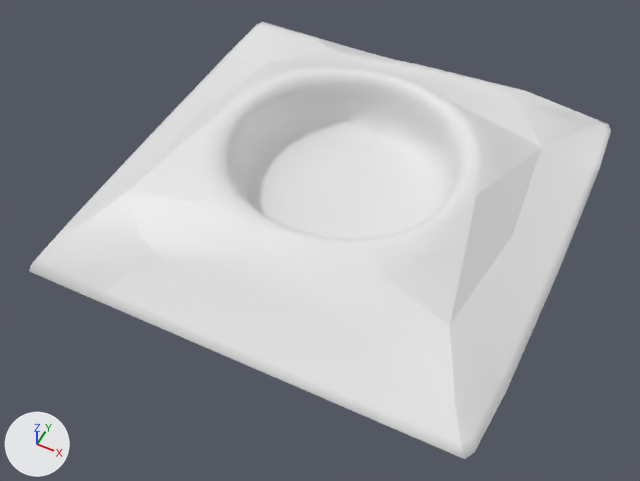
What one commit did to the FBX model Assets/Resources/Obstacles/Obstacles/GeiserObstaculo.fbx.
The view is the same before and after, from a 50 mm camera at (1.16, -2.57, 2.83) aimed at (0.01, -0.25, -0.06). Lighting does not change. The marker at lower left points along +X, +Y and +Z. The picture after the commit comes second. Where no turn or scale is listed for an object, it has been applied to the vertices.

The first picture shows 'Geiser'.
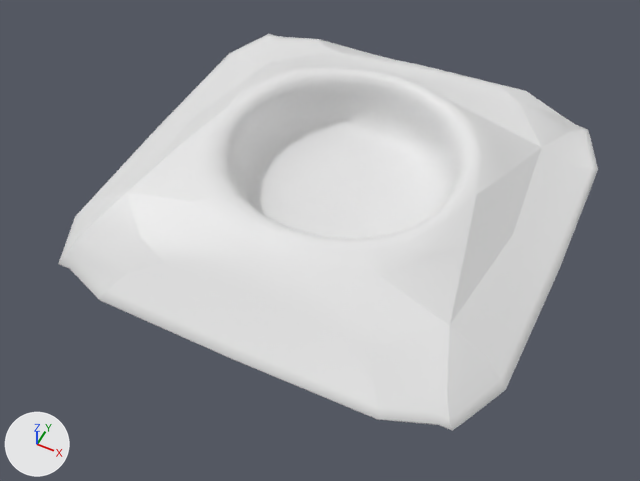
Commit message: Redondeo modelo Geiser

Edits to the bpy script that builds the scene:
```text
Change me_mesh:
    where me_mesh.from_pydata(...)  # 373 vertices, 368 faces; spans x -0.99..0.99, y -0.99..0.99, z 0.0..0.29
    used by ob_geiser; location = (0.0, 0.0, 0.0)
    me_mesh part 1: 18 of 373 vertices moved; they spanned x 0.6..0.97, y -0.99..-0.87, z 0.0..0.09 and now span x 0.6..0.88, y -0.99..-0.81, z 0.0..0.08; mean shift (-0.06, 0.07, 0.0); largest move (0.94, -0.99, 0.0) -> (0.86, -0.91, 0.0)
    me_mesh part 2: 18 of 373 vertices moved; they spanned x 0.6..0.97, y 0.87..0.99, z 0.0..0.11 and now span x 0.6..0.88, y 0.81..0.99, z 0.0..0.1; mean shift (-0.06, -0.06, 0.0); largest move (0.94, 0.99, 0.0) -> (0.86, 0.91, 0.0)
    me_mesh part 3: 17 of 373 vertices moved; they spanned x -0.98..-0.62, y -0.99..-0.87, z 0.0..0.13 and now span x -0.9..-0.62, y -0.99..-0.81, z 0.0..0.12; mean shift (0.07, 0.07, 0.0); largest move (-0.97, -0.99, 0.01) -> (-0.89, -0.91, 0.01)
    me_mesh part 4: the 1 vertex in x -0.79, y 0.88, z 0.03 is moved by (0.04, -0.05, 0.0)
    me_mesh part 5: the 1 vertex in x -0.91, y 0.87, z 0.02 is moved by (0.07, -0.06, 0.0)
    me_mesh part 6: all 11 vertices in x -0.98..-0.88, y 0.93..0.99, z 0.0..0.01 are moved by (0.08, -0.08, 0.0)
```

Changed parts and their boxes [x1, y1, x2, y2] in the pictures (640 x 481 px; the box of a moved part takes in the faces that stretch with it):
'Geiser', reshaped (7% narrower, 9% shorter): before [29, 22, 611, 459]; after [58, 34, 598, 430]
part 1 of me_mesh, moved or reshaped: before [230, 326, 507, 459]; after [230, 326, 506, 430]
part 2 of me_mesh, moved or reshaped: before [497, 85, 611, 169]; after [497, 85, 598, 169]
part 3 of me_mesh, moved or reshaped: before [29, 193, 235, 358]; after [58, 193, 235, 358]
part 4 of me_mesh, moved or reshaped: before [274, 28, 340, 54]; after [279, 39, 340, 54]
part 5 of me_mesh, moved or reshaped: before [231, 25, 268, 63]; after [232, 37, 273, 63]
part 6 of me_mesh, moved or reshaped: before [229, 22, 273, 54]; after [229, 34, 279, 55]
